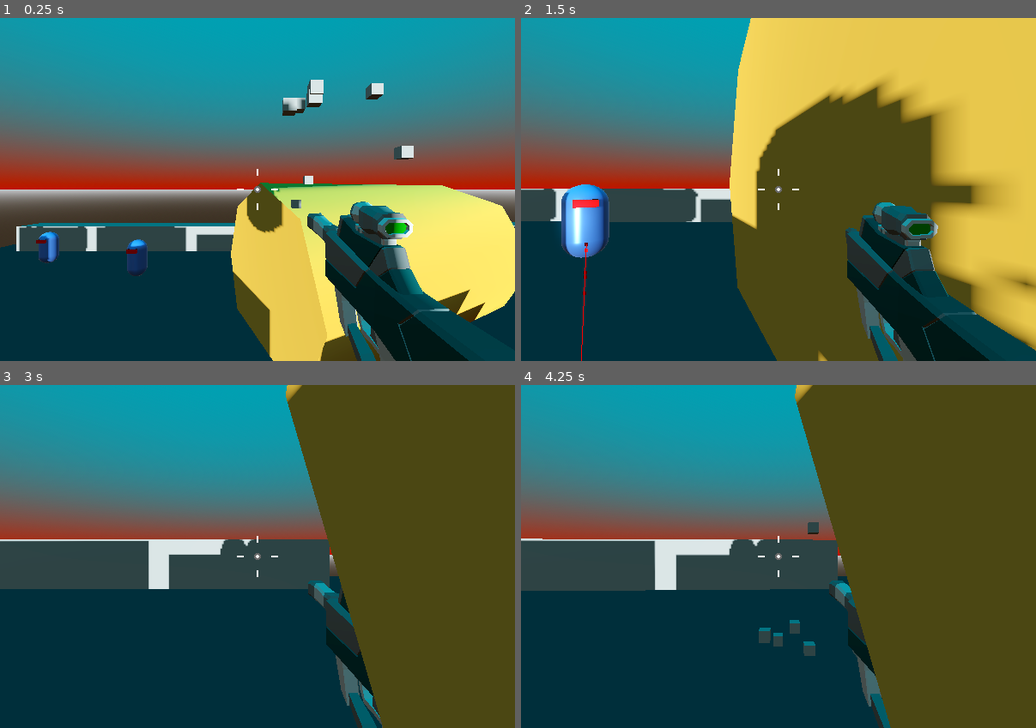
Above: before the commit, frames 1-4 (two rows, left to right).
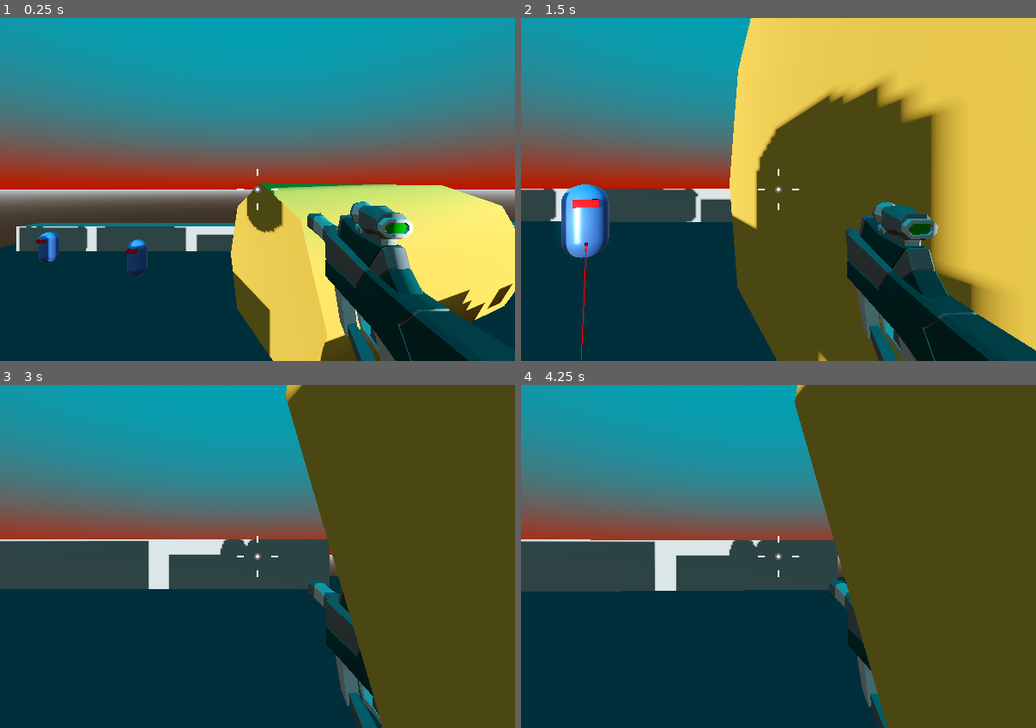
Above: after the commit, the same moments.

Repository: tiagoskaterock/robo-rampage-3d
Game: Godot game, scene res://Levels/Sandbox.tscn
The game is run twice, just before and just after one commit, with the same random seed, the same clock (stepped at 60 frames per second) and the same inputs.
Inputs (mouse positions are in pixels of both pictures, inside the frame that each line leads up to):
- Up to frame 1 (0.25 s): no input
- Up to frame 2 (1.5 s): move the mouse to (804, 189) at 0.52 s; press the mouse at (804, 189) at 0.53 s; hold Keypad 5 (up) from 0.53 s (still down); tap Keypad 0 (jump) at 0.77 s; move the mouse to (752, 189) at 1.27 s; release the mouse at (752, 189) at 1.28 s; click (752, 189) at 1.35 s
- Up to frame 3 (3 s): keep holding Keypad 5 (up); tap Keypad 0 (jump) at 1.52 s; move the mouse to (267, 549) at 2.02 s; press the mouse at (267, 549) at 2.03 s; move the mouse to (252, 563) at 2.77 s; release the mouse at (252, 563) at 2.78 s; click (252, 563) at 2.85 s
- Up to frame 4 (4.25 s): keep holding Keypad 5 (up); tap Keypad 0 (jump) at 3.02, 3.77 s; move the mouse to (819, 559) at 3.52 s; press the mouse at (819, 559) at 3.53 s

The runs differ from the first frame. In frame 1, 1.0% of the frame differs, in the area x 53-100%, y 18-87%; in frame 2, 1.9%, in the area x 72-100%, y 46-97%; in frame 3, less than 0.1%; in frame 4, 1.4%.

Commit message:
80. Making Particles

Diff:
--- a/Levels/Sandbox.tscn
+++ b/Levels/Sandbox.tscn
@@ -25,6 +25,10 @@
 vertices = PackedVector3Array(-31.5004, 1.6701, -27.75, -30.0004, 1.6701, -27.75, -29.7504, 1.6701, -29.5, -31.5004, 1. …(14685 unchanged characters)…
 polygons = [PackedInt32Array(1, 0, 2), PackedInt32Array(2, 0, 3), PackedInt32Array(5, 4, 6), PackedInt32Array(6, 4, 7), …(9993 unchanged characters)…
 
+[sub_resource type="StandardMaterial3D" id="StandardMaterial3D_jytgt"]
+albedo_color = Color(0.740847, 0.350323, 0.234942, 1)
+roughness = 0.3
+
 [sub_resource type="StandardMaterial3D" id="StandardMaterial3D_qwre2"]
 albedo_color = Color(0.615686, 0.521569, 0.419608, 1)
 
@@ -121,6 +125,42 @@
 radius = 3.0
 height = 15.0
 
+[node name="Barrel" type="CSGCylinder3D" parent="NavigationRegion3D/Objects"]
+transform = Transform3D(1, 0, 0, 0, 1, 0, 0, 0, 1, 15.5853, -3.14389, 8.23812)
+use_collision = true
+height = 1.0
+material = SubResource("StandardMaterial3D_jytgt")
+
+[node name="Barrel4" type="CSGCylinder3D" parent="NavigationRegion3D/Objects"]
+transform = Transform3D(1, 0, 0, 0, 1, 0, 0, 0, 1, 26.061, -3.14389, 14.3662)
+use_collision = true
+height = 1.0
+material = SubResource("StandardMaterial3D_jytgt")
+
+[node name="Barrel5" type="CSGCylinder3D" parent="NavigationRegion3D/Objects"]
+transform = Transform3D(1, 0, 0, 0, 1, 0, 0, 0, 1, 26.061, -3.14389, 11.3471)
+use_collision = true
+height = 1.0
+material = SubResource("StandardMaterial3D_jytgt")
+
+[node name="Barrel6" type="CSGCylinder3D" parent="NavigationRegion3D/Objects"]
+transform = Transform3D(1, 0, 0, 0, 1, 0, 0, 0, 1, 26.061, -3.14389, 7.38129)
+use_collision = true
+height = 1.0
+material = SubResource("StandardMaterial3D_jytgt")
+
+[node name="Barrel2" type="CSGCylinder3D" parent="NavigationRegion3D/Objects"]
+transform = Transform3D(1, 0, 0, 0, 1, 0, 0, 0, 1, 12.083, -3.14389, 8.23812)
+use_collision = true
+height = 1.0
+material = SubResource("StandardMaterial3D_jytgt")
+
+[node name="Barrel3" type="CSGCylinder3D" parent="NavigationRegion3D/Objects"]
+transform = Transform3D(1, 0, 0, 0, 1, 0, 0, 0, 1, 9.43295, -3.14389, 8.23812)
+use_collision = true
+height = 1.0
+material = SubResource("StandardMaterial3D_jytgt")
+
 [node name="Silo2" type="CSGCylinder3D" parent="NavigationRegion3D/Objects"]
 transform = Transform3D(1, 0, 0, 0, 1, 0, 0, 0, 1, 27.0747, 3.41272, -17.0178)
 radius = 3.0
@@ -214,5 +254,14 @@
 [node name="Enemy6" parent="Enemies" instance=ExtResource("6_ojd6m")]
 transform = Transform3D(1, 0, 0, 0, 1, 0, 0, 0, 1, 4.20874, 2.61908, -5.35069)
 
+[node name="Enemy8" parent="Enemies" instance=ExtResource("6_ojd6m")]
+transform = Transform3D(1, 0, 0, 0, 1, 0, 0, 0, 1, 17.2387, 2.61908, 11.1754)
+
+[node name="Enemy9" parent="Enemies" instance=ExtResource("6_ojd6m")]
+transform = Transform3D(1, 0, 0, 0, 1, 0, 0, 0, 1, 5.46852, 2.61908, 9.64141)
+
+[node name="Enemy10" parent="Enemies" instance=ExtResource("6_ojd6m")]
+transform = Transform3D(1, 0, 0, 0, 1, 0, 0, 0, 1, 5.46852, 2.61908, 14.1365)
+
 [node name="Enemy7" parent="Enemies" instance=ExtResource("6_ojd6m")]
 transform = Transform3D(1, 0, 0, 0, 1, 0, 0, 0, 1, 4.20874, 2.61908, -12.8363)
--- a/Weapons/SMG.tscn
+++ b/Weapons/SMG.tscn
@@ -1,26 +1,50 @@
-[gd_scene load_steps=5 format=3 uid="uid://delyw57vwvhao"]
+[gd_scene load_steps=8 format=3 uid="uid://delyw57vwvhao"]
 
 [ext_resource type="PackedScene" uid="uid://b8wiedcwxxqw2" path="res://Weapons/hit_scan_weapon.tscn" id="1_bvr1w"]
 [ext_resource type="PackedScene" uid="uid://be305yqr3usmp" path="res://Weapons/SMG.glb" id="2_smnd7"]
 
+[sub_resource type="StandardMaterial3D" id="StandardMaterial3D_a00d0"]
+albedo_color = Color(0.606341, 0.0944214, 0.234261, 1)
+emission_enabled = true
+emission = Color(0.820442, 0.413648, 0.238748, 1)
+emission_energy_multiplier = 3.0
+
+[sub_resource type="Curve" id="Curve_hln43"]
+_data = [Vector2(0, 1), 0.0, 0.0, 0, 0, Vector2(1, 0), 0.0, 0.0, 0, 0]
+point_count = 2
+
+[sub_resource type="CurveTexture" id="CurveTexture_c3q17"]
+curve = SubResource("Curve_hln43")
+
 [sub_resource type="ParticleProcessMaterial" id="ParticleProcessMaterial_br83a"]
+emission_shape_offset = Vector3(0, 0, -1)
 direction = Vector3(0, 0, 0)
+initial_velocity_min = -8.0
+initial_velocity_max = -8.0
 angular_velocity_max = 90.0
 radial_velocity_min = 2.0
 radial_velocity_max = 4.0
 gravity = Vector3(0, -1, 0)
+scale_curve = SubResource("CurveTexture_c3q17")
 
 [sub_resource type="BoxMesh" id="BoxMesh_10v7p"]
 size = Vector3(0.1, 0.1, 0.1)
 
-[node name="SMG" node_paths=PackedStringArray("weapon_mesh") instance=ExtResource("1_bvr1w")]
+[node name="SMG" node_paths=PackedStringArray("weapon_mesh", "muzzle_flash") instance=ExtResource("1_bvr1w")]
 weapon_mesh = NodePath("SMG")
+muzzle_flash = NodePath("MuzzleFlash")
 
 [node name="SMG" parent="." index="1" instance=ExtResource("2_smnd7")]
 transform = Transform3D(0.999608, -0.0266838, 0.00846926, 0.0273628, 0.99519, -0.0940674, -0.00591861, 0.0942624, 0.99553, 0.475578, -0.401482, -0.731435)
 
-[node name="GPUParticles3D" type="GPUParticles3D" parent="." index="3"]
-transform = Transform3D(1, 0, 0, 0, 1, 0, 0, 0, 1, 0.464131, -0.264888, -1.82333)
+[node name="MuzzleFlash" type="GPUParticles3D" parent="." index="3"]
+transform = Transform3D(1, 0, 0, 0, 1, 0, 0, 0, 1, 0.464131, -0.264888, -0.798092)
+material_override = SubResource("StandardMaterial3D_a00d0")
+emitting = false
+lifetime = 0.07
+one_shot = true
 explosiveness = 1.0
+randomness = 1.0
+fixed_fps = 60
 process_material = SubResource("ParticleProcessMaterial_br83a")
 draw_pass_1 = SubResource("BoxMesh_10v7p")
--- a/Weapons/hit_scan_weapon.gd
+++ b/Weapons/hit_scan_weapon.gd
@@ -4,6 +4,7 @@
 @export var recoil:= 0.05
 @export var weapon_mesh: Node3D
 @export var weapon_damage := 15
+@export var muzzle_flash : GPUParticles3D
 
 @onready var cooldown_timer: Timer = $CooldownTimer
 @onready var weapon_position: Vector3 = weapon_mesh.position
@@ -18,6 +19,7 @@
 
 
 func shoot() -> void:
+	muzzle_flash.restart()
 	shoot_fx()
 	cooldown_timer.start(1.0 / fire_rate)
 	var collider = ray_cast_3d.get_collider()
Not shown: 1 places in Levels/Sandbox.tscn that only renumber resources
